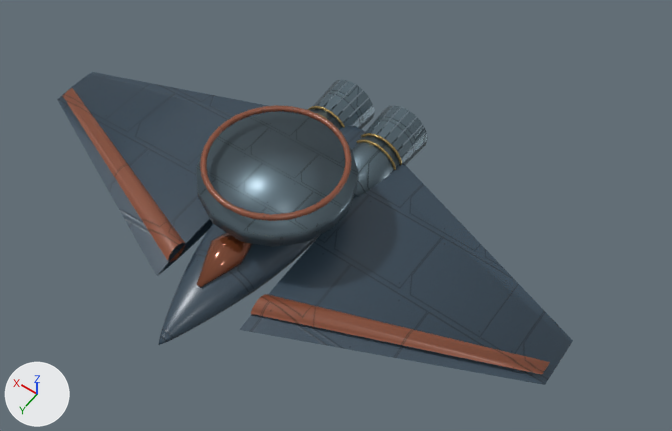
The glTF model public/assets/models/support.glb as it was, and as the next commit left it.
Both versions are drawn from a 50 mm lens placed at (-4.5, 5.07, 8.76), pointed at (-0.69, -0.27, 0.37). The lights are fixed; the arrows at lower left show +X, +Y and +Z. The first picture is the older version. Vertices at exactly the same position are counted once.

The first picture shows 'brass-surfaces', 'enemyglass-surfaces', 'hostile-surfaces', 'navy-surfaces', 'titanium-surfaces'.
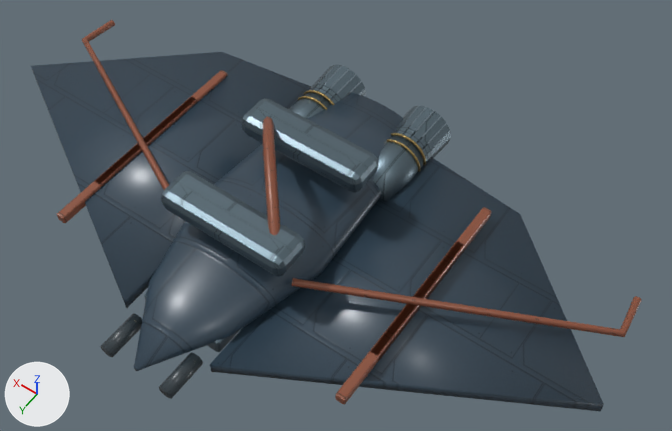
Location of each change, [x1, y1, x2, y2] in pixels of the pictures (672 x 431 px; the box of a moved part takes in the faces that stretch with it):
'core-navy-surfaces', added (blue): after [31, 52, 604, 411]
'navy-surfaces', deleted (blue): before [57, 72, 573, 385]
'titanium-surfaces', reshaped (33% wider, 70% taller): before [196, 79, 427, 247]; after [144, 65, 451, 352]
'hostile-surfaces', deleted: before [63, 88, 550, 374]
'core-hostile-surfaces', added: after [57, 20, 641, 405]
'core-graphite-surfaces', added: after [100, 313, 203, 399]
'enemyglass-surfaces', deleted (brown): before [197, 232, 253, 288]
'core-brass-surfaces', added: after [298, 90, 426, 171]
'brass-surfaces', deleted: before [308, 106, 402, 170]
part 1 of me_engine_shroud_008, moved or reshaped: before [378, 107, 409, 138]; after [403, 107, 433, 138]
part 2 of me_engine_shroud_008, moved or reshaped: before [385, 111, 416, 144]; after [411, 111, 440, 143]
part 3 of me_engine_shroud_008, moved or reshaped: before [392, 117, 422, 150]; after [417, 117, 446, 149]
part 4 of me_engine_shroud_008, moved or reshaped: before [313, 80, 340, 106]; after [309, 65, 334, 90]
part 5 of me_engine_shroud_008, moved or reshaped: before [318, 79, 347, 107]; after [313, 65, 342, 91]
part 6 of me_engine_shroud_008, moved or reshaped: before [325, 81, 355, 110]; after [319, 66, 349, 94]
part 7 of me_engine_shroud_008, moved or reshaped: before [338, 91, 369, 122]; after [331, 75, 361, 103]
part 8 of me_engine_shroud_008, moved or reshaped: before [343, 98, 373, 127]; after [346, 82, 365, 97]
part 9 of me_engine_shroud_008, rebuilt: before [353, 128, 406, 199]; after [373, 128, 430, 202]
part 10 of me_engine_shroud_008, rebuilt (mostly hidden before): before [309, 102, 349, 129]; after [289, 86, 337, 119]
part 11 of me_engine_shroud_008, deleted (blue): before [332, 85, 410, 153]
part 12 of me_engine_shroud_008, reshaped: before [197, 112, 358, 247]; after [144, 98, 378, 352]
part 13 of me_engine_shroud_008, reshaped: after [313, 70, 366, 99]
part 14 of me_engine_shroud_008, built on: before [398, 125, 427, 165]; after [394, 106, 451, 162]

What changed in the scene script:
```text
Change me_engine_shroud_008:
    remove me_engine_shroud_008.from_pydata(...)  # 374 vertices, 376 faces; spans x -0.9..0.91, y -2.18..0.79, z -0.35..0.86
    add me_engine_shroud_008.from_pydata(...)  # 933 vertices, 1242 faces; spans x -0.98..0.98, y -2.38..1.7, z -0.33..0.9
    me_engine_shroud_008 part 1: the loose piece of 4 vertices spanning x -0.45..-0.35, y -2.18..-1.6, z 0.32..0.35 is moved by (-0.24, -0.2, -0.02)
    me_engine_shroud_008 part 2: the loose piece of 4 vertices spanning x -0.57..-0.46, y -2.18..-1.6, z 0.28..0.35 is moved by (-0.24, -0.2, -0.02)
    me_engine_shroud_008 part 3: the loose piece of 4 vertices spanning x -0.67..-0.57, y -2.18..-1.6, z 0.22..0.3 is moved by (-0.23, -0.2, -0.02)
    me_engine_shroud_008 part 4: the loose piece of 4 vertices spanning x 0.58..0.68, y -2.18..-1.6, z 0.21..0.3 is moved by (0.23, -0.2, -0.02)
    me_engine_shroud_008 part 5: the loose piece of 4 vertices spanning x 0.48..0.58, y -2.18..-1.6, z 0.28..0.34 is moved by (0.23, -0.2, -0.02)
    me_engine_shroud_008 part 6: the loose piece of 4 vertices spanning x 0.36..0.47, y -2.18..-1.6, z 0.32..0.35 is moved by (0.24, -0.2, -0.02)
    me_engine_shroud_008 part 7: the loose piece of 4 vertices spanning x 0.15..0.25, y -2.18..-1.6, z 0.22..0.3 is moved by (0.25, -0.2, -0.02)
    me_engine_shroud_008 part 8: the loose piece of 4 vertices spanning x 0.08..0.16, y -2.18..-1.6, z 0.12..0.23 is moved by (0.26, -0.2, -0.01)
    me_engine_shroud_008 part 9: the loose piece of 28 vertices spanning x -0.72..-0.09, y -1.78..-0.83, z -0.32..0.32 is rebuilt with 89 vertices and now spans x -0.95..-0.35, y -1.98..-1.03, z -0.3..0.3
    me_engine_shroud_008 part 10: the loose piece of 28 vertices spanning x 0.08..0.73, y -1.78..-0.83, z -0.31..0.32 is rebuilt with 92 vertices and now spans x 0.35..0.95, y -1.98..-1.03, z -0.3..0.3
    me_engine_shroud_008 part 11: 37 loose pieces with 196 vertices, spanning x -0.74..0.76, y -2.18..-1.6, z -0.35..0.35, are deleted
    me_engine_shroud_008 part 12: 30 vertices removed from x -0.9..0.91, y -0.99..0.79, z 0.64..0.86; 224 vertices added at x -0.85..0.85, y -0.95..1.7, z -0.16..0.9
    me_engine_shroud_008 part 13: 8 vertices removed from x 0.66..0.76, y -2.18..-1.6, z 0.0..0.21; 232 vertices added at x 0.32..0.98, y -2.38..-1.8, z -0.33..0.32
    me_engine_shroud_008 part 14: 12 vertices removed from x -0.76..-0.65, y -2.18..-1.6, z -0.11..0.23; 224 vertices added at x -0.98..-0.4, y -2.38..-1.8, z -0.32..0.32
    other edits to the shape of me_engine_shroud_008 do not show in these pictures
Remove ob_brass_surfaces:
    ob_brass_surfaces = bpy.data.objects.new('brass-surfaces', me_cylinder_017)
Remove ob_enemyglass_surfaces:
    ob_enemyglass_surfaces = bpy.data.objects.new('enemyglass-surfaces', me_hostile_sensor_canopy_003)
Remove ob_hostile_surfaces:
    ob_hostile_surfaces = bpy.data.objects.new('hostile-surfaces', me_support_orange_identification_edge)
Remove ob_navy_surfaces:
    ob_navy_surfaces = bpy.data.objects.new('navy-surfaces', me_support_armored_fuselage)
Add ob_core_navy_surfaces:
    ob_core_navy_surfaces = bpy.data.objects.new('core-navy-surfaces', me_support_chined_fuselage)  # 173 vertices, 334 faces; spans x -4.2..4.2, y -2.16..2.4, z -0.28..0.48
    ob_core_navy_surfaces.location = (0.0, 0.0, 0.0)
Add ob_core_hostile_surfaces:
    ob_core_hostile_surfaces = bpy.data.objects.new('core-hostile-surfaces', me_cube_013)  # 401 vertices, 730 faces; spans x -4.04..4.04, y -1.5..1.5, z 0.08..1.37
    ob_core_hostile_surfaces.location = (0.0, 0.0, 0.0)
Add ob_core_graphite_surfaces:
    ob_core_graphite_surfaces = bpy.data.objects.new('core-graphite-surfaces', me_cylinder_022)  # 204 vertices, 392 faces; spans x -0.91..0.91, y -1.91..2.41, z -0.26..0.26
    ob_core_graphite_surfaces.location = (0.0, 0.0, 0.0)
Add ob_core_brass_surfaces:
    ob_core_brass_surfaces = bpy.data.objects.new('core-brass-surfaces', me_cylinder_023)  # 1684 vertices, 3296 faces; spans x -0.97..0.97, y -1.96..-1.66, z -0.32..0.32
    ob_core_brass_surfaces.location = (0.0, 0.0, 0.0)
```
